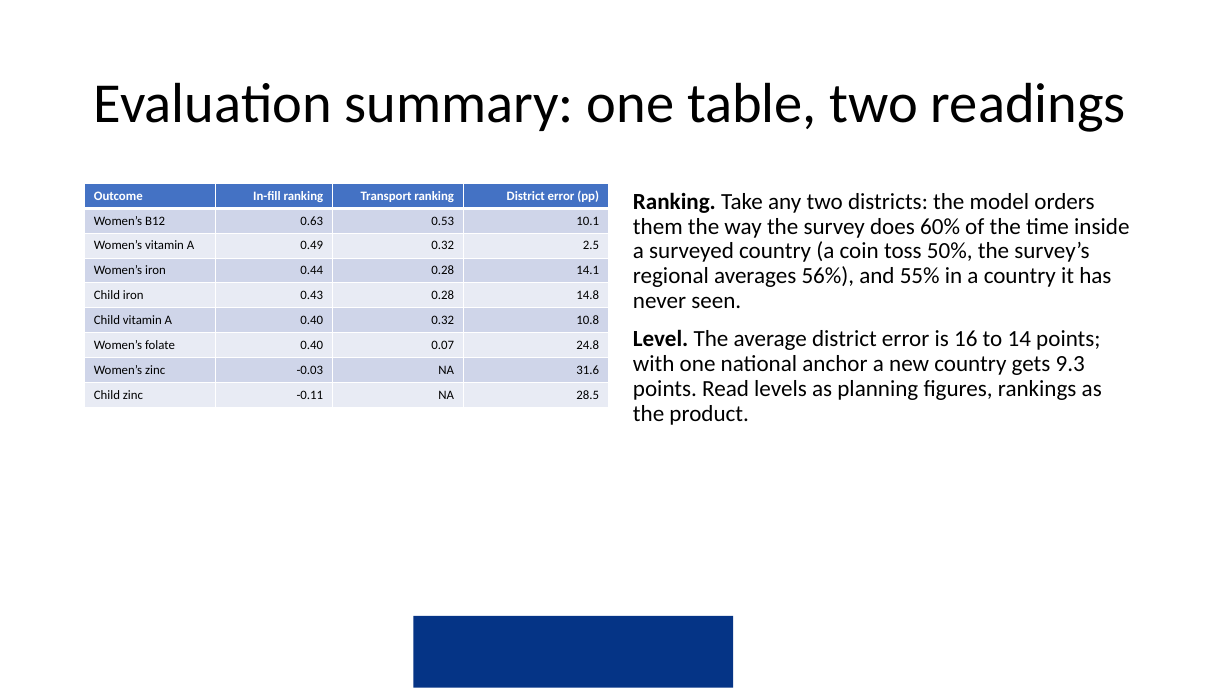
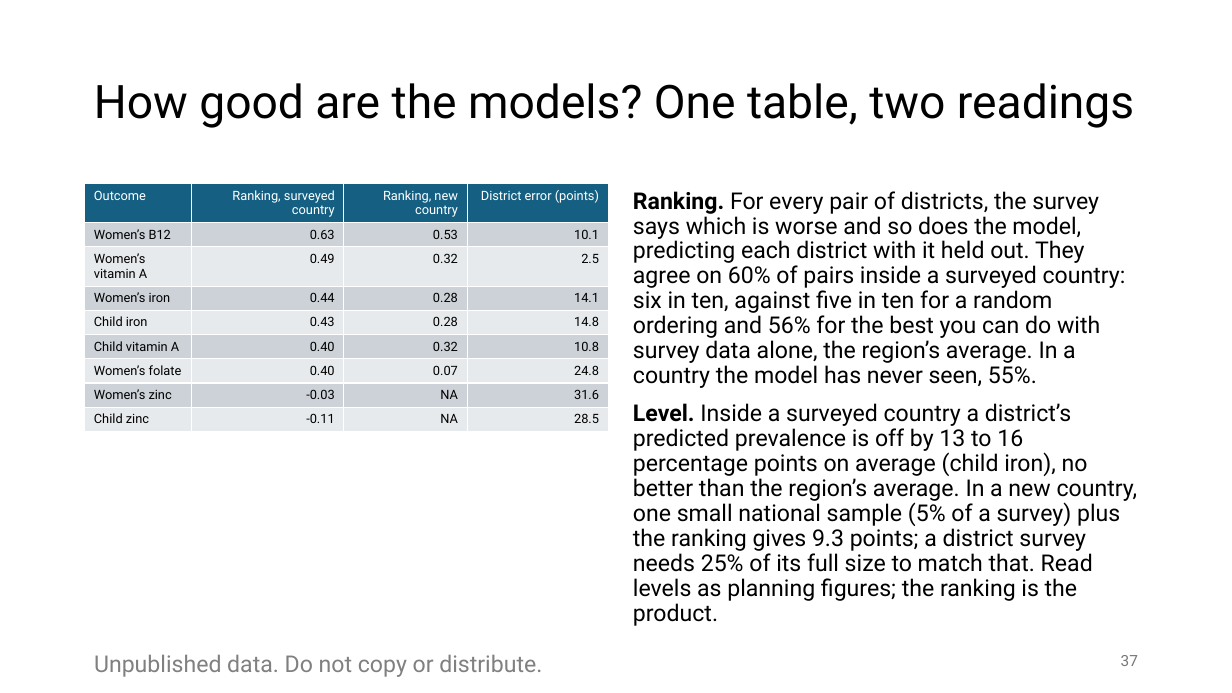
Before and after one commit to amertens/mn-prediction, a slide deck: slide 37 of docs/slides/MN-proxy-full-talk-2026-09.pptx (slide 43 before the commit). Drawn at 1232x693 pixels with LibreOffice and Linux fonts; fonts in the diff are those of the drawing; background and template pictures are left out. Boxes give left, top, right and bottom in pixels: in the first picture for what was removed or moved away, otherwise in the second. Text is boxed around its words. In the diff, an @@ line names an element or a change of style, - is before the commit and + after.

```diff
--- a/docs/slides/MN-proxy-full-talk-2026-09.pptx
+++ b/docs/slides/MN-proxy-full-talk-2026-09.pptx
@@ title at [94, 83, 1134, 128]: text changed; size 44 to 36 pt; font Calibri to Roboto @@
-Evaluation summary: one table, two readings
+How good are the models? One table, two readings
@@ table at [85, 184, 608, 623] @@
-row 1: Outcome | In-fill ranking | Transport ranking | District error (pp)
+row 1: Outcome | Ranking, surveyed country | Ranking, new country | District error (points)
@@ fill #4472C4 to #156082 in row 1 @@
@@ fill #CFD5EA to #CCD2D8 in 16 cells @@
@@ fill #E9EBF5 to #E8EAED in 16 cells @@
@@ font Calibri to Roboto in "Outcome", "Women’s B12", "0.63", "0.53" and 29 more places @@
@@ bold off in "Outcome" @@
@@ text at [633, 191, 1138, 626]: text changed; font Calibri to Roboto @@
-Ranking. Take any two districts: the model orders them the way the survey does 60% of the time inside a surveyed country (a coin toss 50%, the survey’s regional averages 56%), and 55% in a country it has never seen.
-Level. The average district error is 16 to 14 points; with one national anchor a new country gets 9.3 points. Read levels as planning figures, rankings as the product.
+Ranking. For every pair of districts, the survey says which is worse and so does the model, predicting each district with it held out. They agree on 60% of pairs inside a surveyed country: six in ten, against five in ten for a random ordering and 56% for the best you can do with survey data alone, the region’s average. In a country the model has never seen, 55%.
+Level. Inside a surveyed country a district’s predicted prevalence is off by 13 to 16 percentage points on average (child iron), no better than the region’s average. In a new country, one small national sample (5% of a survey) plus the ranking gives 9.3 points; a district survey needs 25% of its full size to match that. Read levels as planning figures; the ranking is the product.
@@ rectangle removed at [413, 616, 733, 689] @@
@@ text added at [94, 654, 542, 677], 18 pt, text #808080 @@
+Unpublished data. Do not copy or distribute.
@@ page number added at [1121, 655, 1138, 666], 12 pt, text #797979 @@
+37
```
Also in this commit, not shown: 68 other slides changed, 23 slides added, 30 slides removed, 22 other files.
